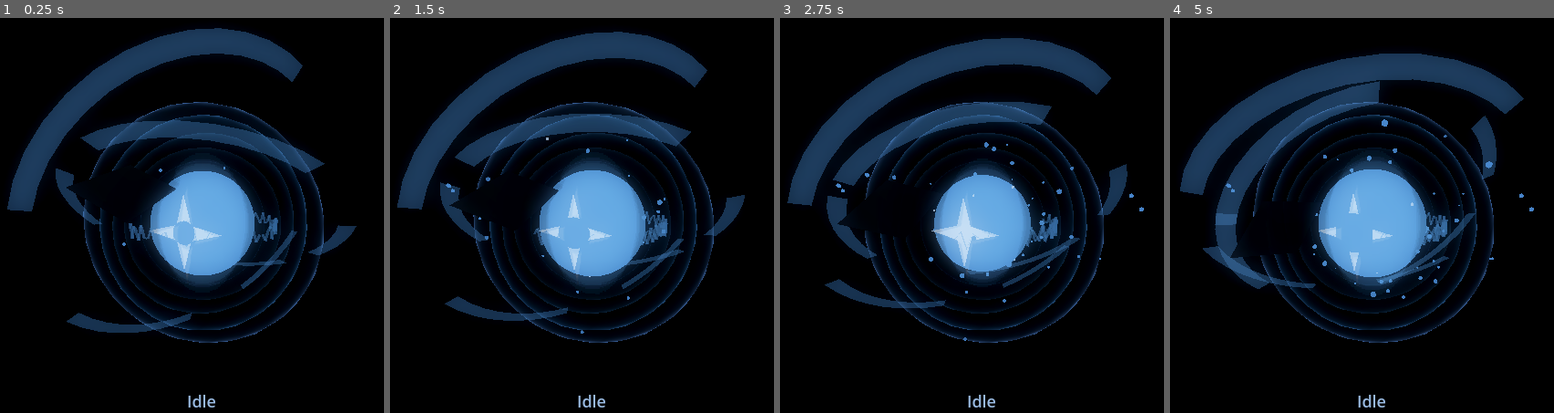
Above: before the commit, frames 1-4 (left to right).
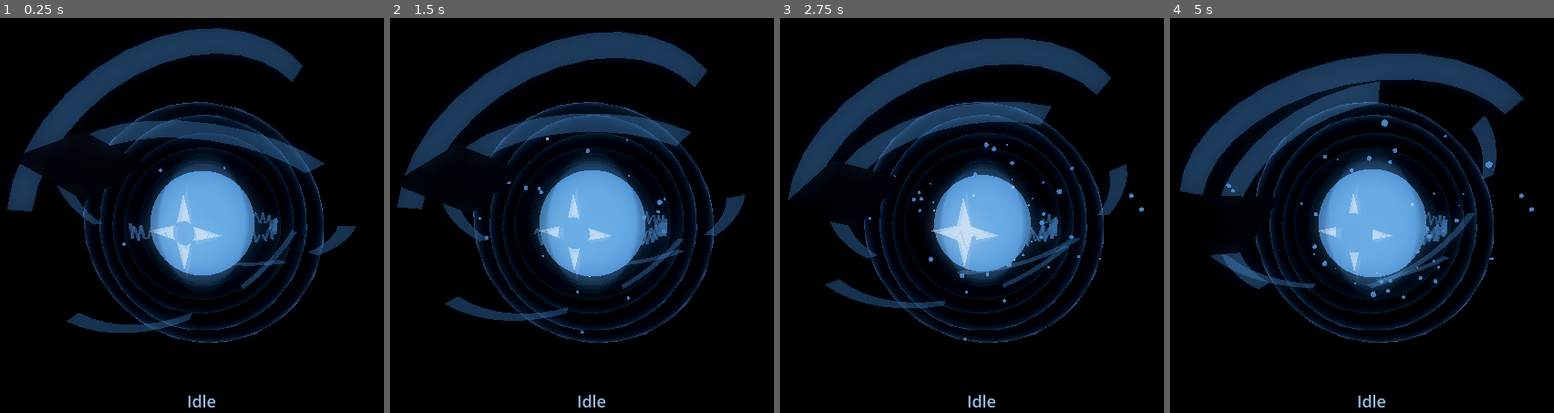
Above: after the commit, the same moments.

Repository: OppiRah/jairus-voice-assistant
Game: Godot game, scene res://orb_scene.tscn
Two runs of this game, one before a commit and one after it. Both use one fixed random seed, a clock stepped at 60 frames per second and the inputs below.
Inputs:
- Up to frame 1 (0.25 s): no input
- Up to frame 2 (1.5 s): no input
- Up to frame 3 (2.75 s): no input
- Up to frame 4 (5 s): no input

The runs differ from the first frame. In frame 1, 1.1% of the frame differs, in the area x 5-50%, y 29-76%; in frame 2, 1.3%, in the area x 2-45%, y 32-54%; in frame 3, 1.2%; in frame 4, 1.2%.

Commit message:
Pass V2-1 strengthening — crossing now visible without debug tooling.
Co-Authored-By: Claude Sonnet 5 <noreply@anthropic.com>
Claude-Session: https://claude.ai/code/session_01UwiJFeDzj1MwDyByYzau5q

Diff:
--- a/src/jairus/interfaces/renderer/godot_project/orb_controller.gd
+++ b/src/jairus/interfaces/renderer/godot_project/orb_controller.gd
@@ -278,45 +278,62 @@
 # the same convention _build_ring_segment_mesh() already uses for the ring
 # segments themselves (local XY plane, radius measured from the ring's own
 # center) -- so a plate positioned at a segment's own start_deg/span_deg
-# angle, at that ring's own inner_r, sits AT that segment's real endpoint,
-# not at an independently-guessed angle that merely happens to share the
-# same origin. Each plate's radius is then pulled slightly inward from
-# that endpoint (toward CoreHousing) by roughly 0.6x its own half_height,
-# so its own crystal-shard footprint still reaches out to touch/overlap the
-# ring's inner edge rather than sitting fully clear of it. Reparenting also
+# angle sits AT that segment's real endpoint angle, not at an
+# independently-guessed angle that merely happens to share the same origin.
+#
+# V2-1 strengthening pass: radius was originally pulled inward from the
+# ring's own inner_r by ~0.6x each plate's half_height, on the assumption
+# that the shard's half_height axis (its longest reach, pre-rotation) would
+# point radially outward toward the ring band. It doesn't -- each plate's
+# rotation_deg below was hand-chosen for crystal-facet appearance in an
+# earlier material-tuning pass, not for radial alignment, so that reach axis
+# actually points in an arbitrary 3D direction. A same-angle zoomed
+# real-screenshot check (this pass's own diagnosis) confirmed the result:
+# only a single vertex/corner grazed the ring's inner edge in both visible
+# cases, with the shard's actual bulk sitting inward of the band entirely --
+# real (provable via debug-color pixel inspection) but not visually
+# obvious. Fixed by placing radius at the anchor ring's own BAND MIDPOINT
+# ((inner_r + outer_r) / 2) instead of pulled inward past inner_r: centered
+# inside the band, the plate's center is already within the ring regardless
+# of which way rotation_deg happens to point its longest axis, guaranteeing
+# a real, substantial crossing rather than a chance graze. Reparenting also
 # means each plate now automatically inherits its ring's own rotate_z()
 # spin every frame (_update_rings()) on top of its pre-existing independent
 # local spin (_update_plates(), unchanged) -- it moves WITH its anchor
 # ring, which is what "anchored" has to mean once the ring itself moves.
 # size/rotation_deg/CRYSTAL_SIDES/material are all UNCHANGED from the prior
-# pass -- only angle_deg/radius/height and the scene-tree parent changed.
+# pass -- only radius (per the strengthening-pass comment above) and,
+# before that, angle_deg/radius/height and the scene-tree parent changed.
 const PLATE_CONFIGS := [
 	{
 		# Anchored to RingA segment 0's far endpoint (start_deg=40 +
-		# span_deg=70 = 110 degrees, RING_A_INNER_RADIUS=1.3). Local height
-		# is a small offset along the ring's own local Z (perpendicular to
-		# its tilted plane), giving this plate a touch of independent depth
-		# within its anchor ring rather than sitting flush in-plane.
-		"angle_deg": 110.0, "radius": 1.0, "height": 0.15,
+		# span_deg=70 = 110 degrees). Radius 1.375 = RingA's own band
+		# midpoint ((1.3 + 1.45) / 2), not RING_A_INNER_RADIUS itself -- see
+		# the strengthening-pass comment above. Local height is a small
+		# offset along the ring's own local Z (perpendicular to its tilted
+		# plane), giving this plate a touch of independent depth within its
+		# anchor ring rather than sitting flush in-plane.
+		"angle_deg": 110.0, "radius": 1.375, "height": 0.15,
 		"size": Vector3(0.55, 0.85, 0.035), "rotation_deg": Vector3(20.0, 10.0, 55.0),
 	},
 	{
 		# Anchored to RingB segment 1's far endpoint (start_deg=220 +
-		# span_deg=60 = 280 degrees, RING_B_INNER_RADIUS=1.55).
-		"angle_deg": 280.0, "radius": 1.35, "height": -0.1,
+		# span_deg=60 = 280 degrees). Radius 1.625 = RingB's own band
+		# midpoint ((1.55 + 1.7) / 2).
+		"angle_deg": 280.0, "radius": 1.625, "height": -0.1,
 		"size": Vector3(0.4, 0.6, 0.03), "rotation_deg": Vector3(-15.0, 70.0, 10.0),
 	},
 	{
-		# Anchored to RingA segment 2's near endpoint (start_deg=220,
-		# RING_A_INNER_RADIUS=1.3) -- a different segment from Plate1's
-		# anchor, and the opposite (near, not far) end of it, so all three
-		# plates anchor to visibly distinct points, not a repeated pattern.
-		# The old angle_deg=200.0/radius=1.1 (and the whole prior camera-
-		# occlusion/containment history at this entry) was a world-space
-		# value from before this plate had any anchor relationship at all;
-		# it's superseded, not extended, by this pass's anchor-derived
-		# local placement.
-		"angle_deg": 220.0, "radius": 1.14, "height": 0.05,
+		# Anchored to RingA segment 2's near endpoint (start_deg=220) -- a
+		# different segment from Plate1's anchor, and the opposite (near, not
+		# far) end of it, so all three plates anchor to visibly distinct
+		# points, not a repeated pattern. Radius 1.375 = RingA's own band
+		# midpoint, same reasoning as Plate1 above. The old angle_deg=200.0/
+		# radius=1.1 (and the whole prior camera-occlusion/containment
+		# history at this entry) was a world-space value from before this
+		# plate had any anchor relationship at all; it's superseded, not
+		# extended, by this pass's anchor-derived local placement.
+		"angle_deg": 220.0, "radius": 1.375, "height": 0.05,
 		"size": Vector3(0.62, 0.48, 0.04), "rotation_deg": Vector3(35.0, -25.0, 120.0),
 	},
 ]
